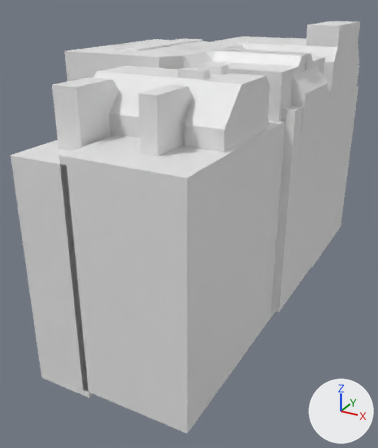
What one commit did to the FBX model Assets/Blender/Environments/10-ouro-0-environment.fbx.
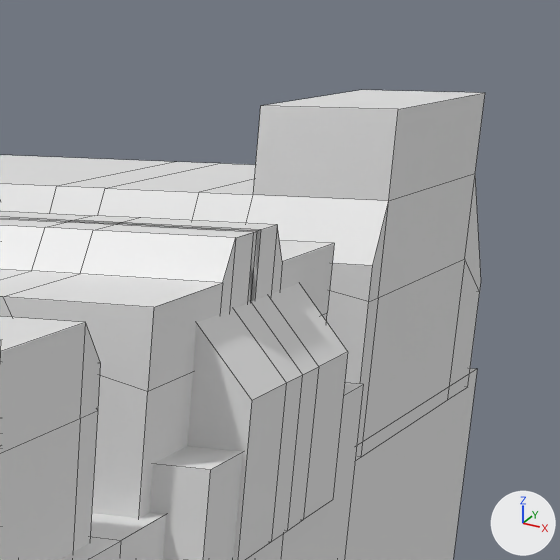
Each version appears first whole from a 50 mm lens placed at (490.0, -1223.0, 222.0), pointed at (-146.0, -68.0, -355.0), and next in a close-up on the part from 65% to 100% of the width and 0% to 29% of the height. Lighting does not change. The marker at lower right points along +X, +Y and +Z. The last two pictures show the newer version. The close-ups show mesh edges as thin lines. Vertices at exactly the same position are counted once.

The first close-up shows 'Ouro0EnviornmentGeneral', 'Ouro0EnviornmentGround', 'Ouro0EnviornmentGroundB', 'Ouro0EnvironmentRooms', 'Ouro0EnvironmentRoomsB'.
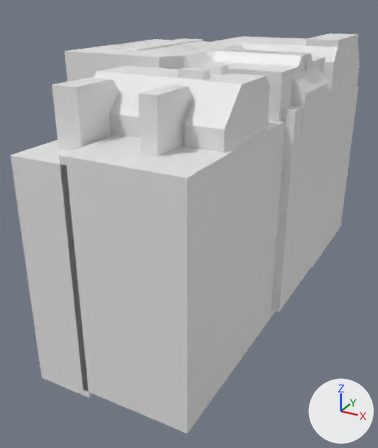
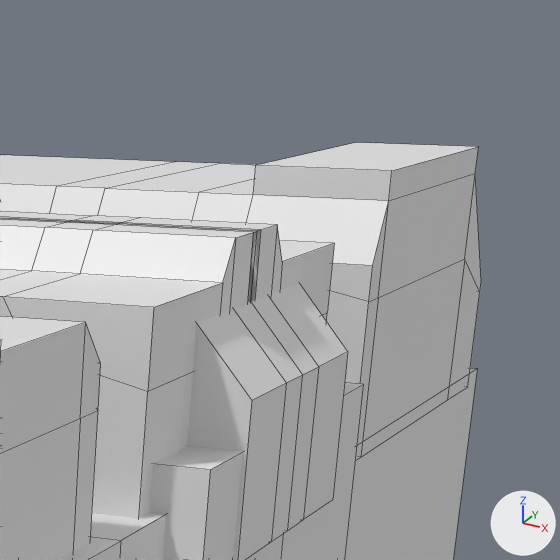
Changed parts and their boxes [x1, y1, x2, y2] in the close-ups (560 x 560 px; the box of a moved part takes in the faces that stretch with it):
'Ouro0EnvironmentRoomsB', reshaped
    before: [0, 90, 485, 560]
    after: [0, 143, 481, 560]
part 1 of me_cube_019, moved or reshaped
    before: [253, 90, 485, 201]
    after: [253, 143, 478, 201]

Patch to the scene script:
```diff
--- a/Assets/Blender/Environments/10-ouro-0-environment.fbx.py
+++ b/Assets/Blender/Environments/10-ouro-0-environment.fbx.py
@@ me_cube_019 @@
 # used by ob_ouro0environmentroomsb; location = (0.0, 0.0, 0.0)
 # before: 136 (131.0, 243.0, 147.0) at pixel (398, 109), 137 (131.0, 484.0, 147.0) at pixel (485, 92), 138 (45.0, 484.0, 147.0) at pixel (361, 89), 139 (45.0, 243.0, 147.0) at pixel (260, 105)
-me_cube_019.from_pydata(...)  # 148 vertices, 142 faces; spans x -244.0..131.0, y -427.0..550.0, z -65.0..147.0
+me_cube_019.from_pydata(...)  # 148 vertices, 142 faces; spans x -244.0..131.0, y -427.0..550.0, z -65.0..111.0
+# me_cube_019 part 1
+for i in [*range(136, 140)]: me_cube_019.vertices[i].co += Vector((0.0, 0.0, -35.0))
```
